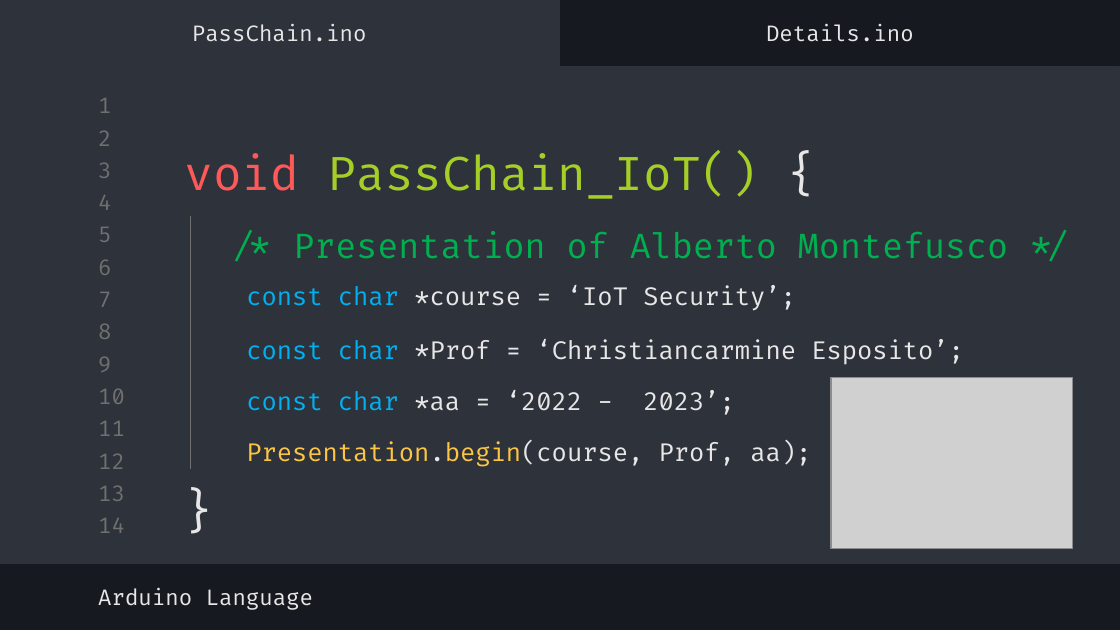
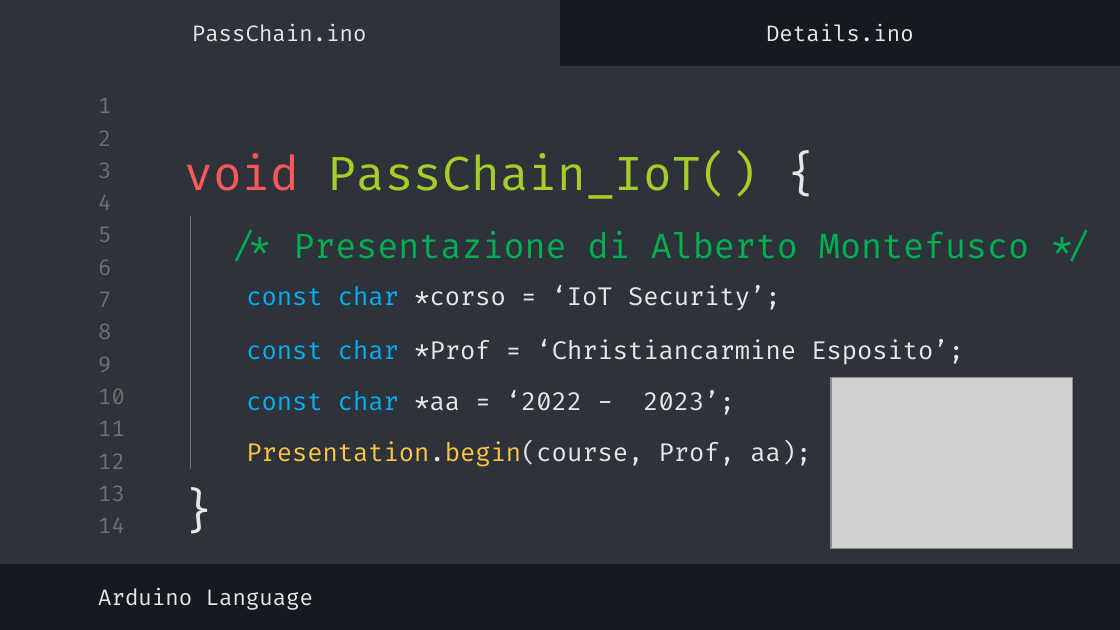
Before and after one commit to Alberto-00/PassChain-IoT, a slide deck: slide 1 of Documentazione/Presentazione/Presentazione.pptx. Drawn at 1120x630 pixels with LibreOffice and Linux fonts; fonts in the diff are those of the drawing; grey boxes stand for pictures. Boxes give left, top, right and bottom in pixels: in the first picture for what was removed or moved away, otherwise in the second. Text is boxed around its words. In the diff, an @@ line names an element or a change of style, - is before the commit and + after.

```diff
--- a/Documentazione/Presentazione/Presentazione.pptx
+++ b/Documentazione/Presentazione/Presentazione.pptx
@@ subtitle at bbox=[293, 231, 1029, 259]: text changed @@
-/* Presentation of Alberto Montefusco */
+/* Presentazione di Alberto Montefusco */
@@ text at bbox=[246, 285, 781, 311]: text changed @@
-const char *course = ‘IoT Security’;
+const char *corso = ‘IoT Security’;
```
Also in this commit, not shown: 29 other slides changed, 3 other files.
